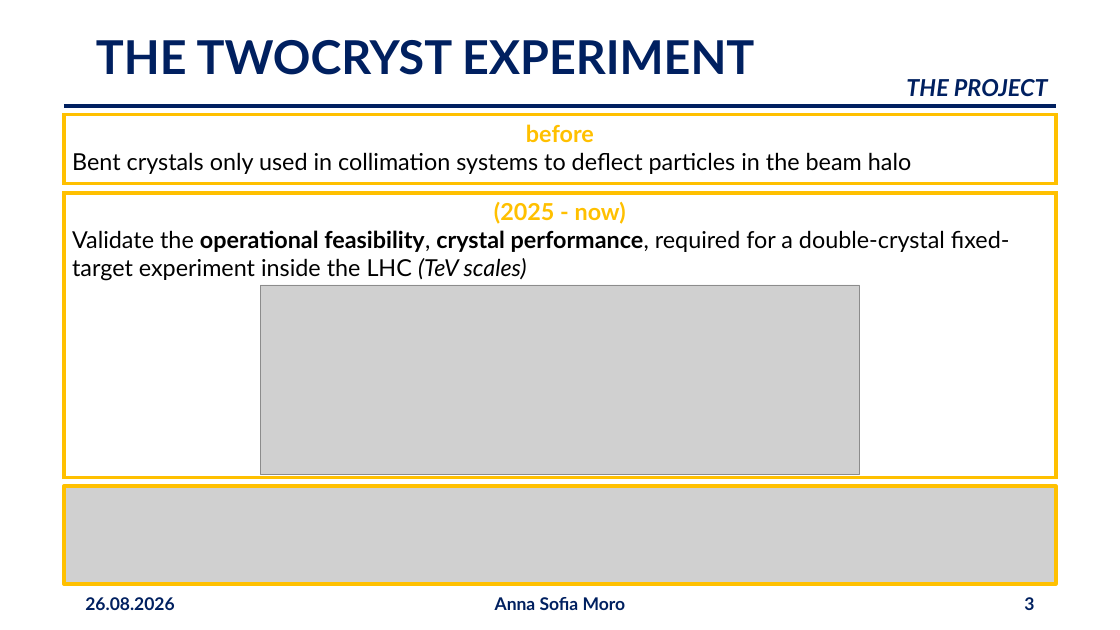
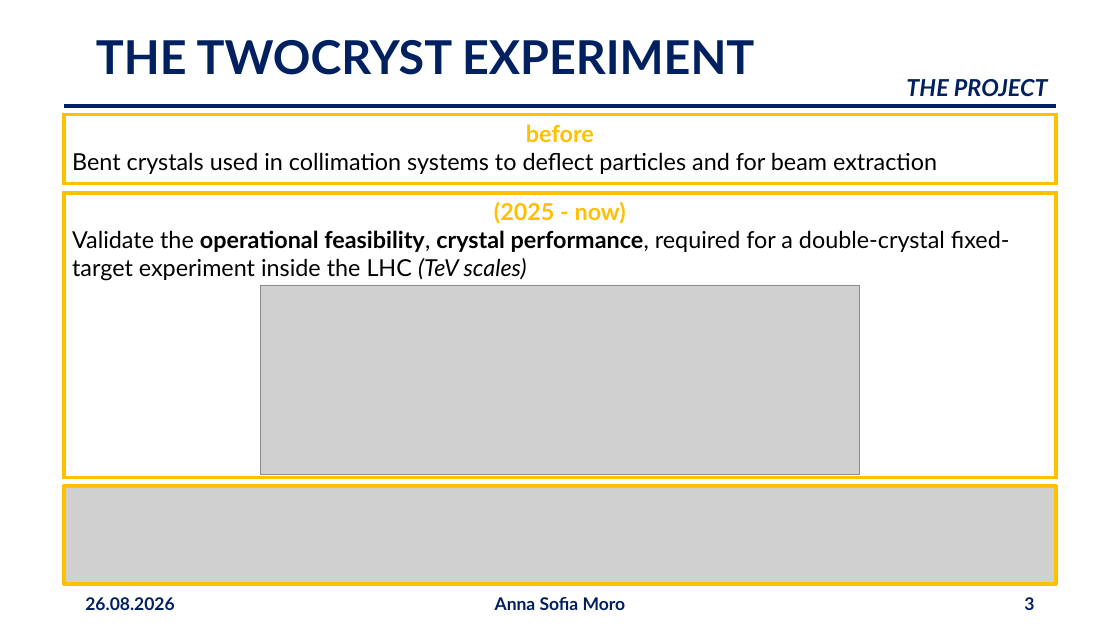
Before and after one commit to annaasofia/tesi, a slide deck: slide 3 of slides/NDC_260826_moro.pptx. Drawn at 1120x630 pixels with LibreOffice and Linux fonts; fonts in the diff are those of the drawing; grey boxes stand for pictures; background and template pictures are left out. Boxes give left, top, right and bottom in pixels: in the first picture for what was removed or moved away, otherwise in the second. Text is boxed around its words. In the diff, an @@ line names an element or a change of style, - is before the commit and + after.

```diff
--- a/slides/NDC_260826_moro.pptx
+++ b/slides/NDC_260826_moro.pptx
@@ text in rounded rectangle at [72, 152, 937, 174]: text changed @@
-Bent crystals only used in collimation systems to deflect particles in the beam halo
+Bent crystals used in collimation systems to deflect particles and for beam extraction
```
Also in this commit, not shown: 2 other slides changed, 1 other file.
